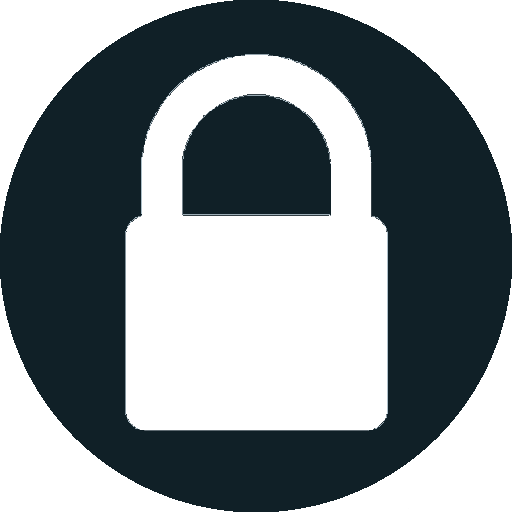
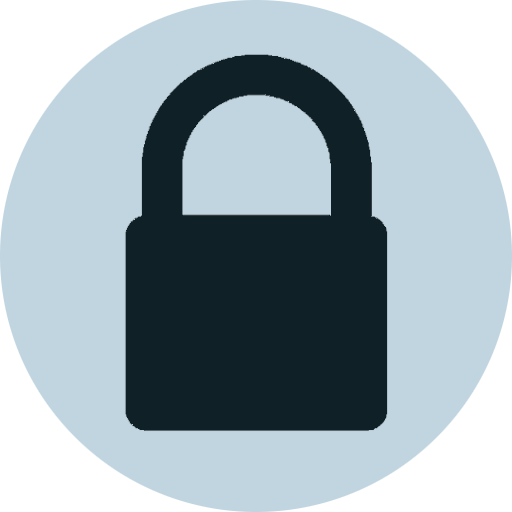
Layers edited between the first and the second (512, 512) image:
hid "light", painted on it over 0, 0, 512, 512
painted on "dark" over 126, 55, 387, 430
